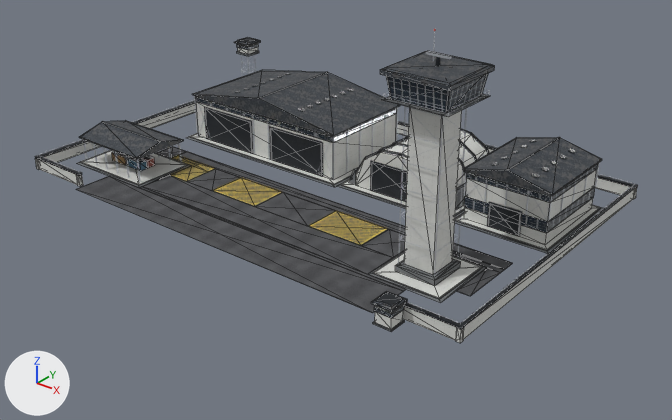
The glTF model Models/pilot_academy_lvl3.glb as it was, and as the next commit left it.
Rendered twice from a 50 mm camera at (150.9, -184.2, 106.8) aimed at (10.8, -9.0, -1.8). Arrows for +X, +Y and +Z are at lower left; the lights stay in place. The older version comes first. Mesh edges are drawn as thin lines on the coarser meshes. Vertices at exactly the same position are counted once.

Script lines for the objects in view, before the commit:
```python
me_pac_l3_asphalt_010 = bpy.data.meshes.new('PAC_L3_Asphalt.010')
me_pac_l3_asphalt_010.from_pydata(...)  # 72 vertices, 120 faces; spans x -53.5..63.5, y -46.5..-8.5, z 0.0..0.1
me_pac_l3_asphalt_010.materials.append(mat_mat_no_asphalt)  # picture img_tex_no_asphalt
me_pac_l3_concdark_007 = bpy.data.meshes.new('PAC_L3_ConcDark.007')
me_pac_l3_concdark_007.from_pydata(...)  # 100 vertices, 156 faces; spans x -68.7..67.9, y -49.9..41.7, z 0.0..42.1
me_pac_l3_concdark_007.materials.append(mat_mat_no_concrete_dark)  # picture img_tex_no_concrete_dark
me_pac_l3_windowdark_007 = bpy.data.meshes.new('PAC_L3_WindowDark.007')
me_pac_l3_windowdark_007.from_pydata(...)  # 48 vertices, 72 faces; spans x -68.6..65.6, y -49.7..41.6, z 3.1..47.7
me_pac_l3_windowdark_007.materials.append(mat_mat_no_window_dark)  # picture img_tex_no_window_dark
ob_pac_l3_asphalt = bpy.data.objects.new('PAC_L3_Asphalt', me_pac_l3_asphalt_010)
ob_pac_l3_asphalt.location = (0.0, 0.0, 0.0)
ob_pac_l3_concdark = bpy.data.objects.new('PAC_L3_ConcDark', me_pac_l3_concdark_007)
ob_pac_l3_concdark.location = (0.0, 0.0, 0.0)
ob_pac_l3_windowdark = bpy.data.objects.new('PAC_L3_WindowDark', me_pac_l3_windowdark_007)
ob_pac_l3_windowdark.location = (0.0, 0.0, 0.0)
# also in view: 'PAC_L3_RoofCorr' at (-1.4, -4.0, 25.0); 'PAC_L3_HatchZone' at (-8.2, -18.0, 0.1); 'PAC_L3_ConcLight' at (0.0, -2.6, 20.2); 'PAC_L3_DoorCorr' at (4.6, 16.5, 5.5); 'PAC_L3_SteelTruss' at (0.0, 0.0, 28.0)
```
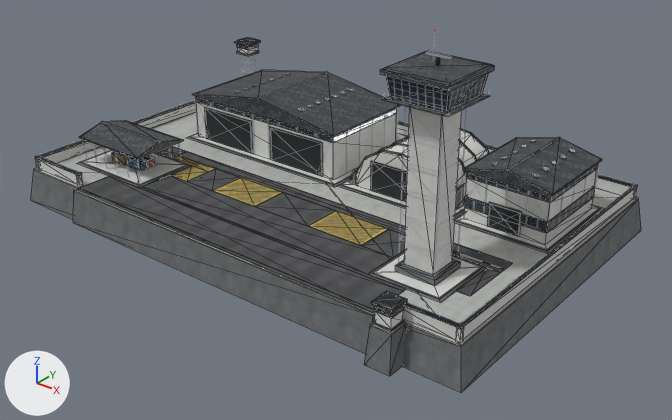
Boxes [x1, y1, x2, y2] around the edits, measured in the pictures (672 x 420 px):
'PAC_L3_ConcDark', reshaped (16% wider, 21% taller)
    before: [77, 51, 603, 332]
    after: [31, 51, 641, 392]
'PAC_L3_ConcMid', added
    after: [34, 113, 639, 347]
part 1 of me_pac_l3_concdark_007, added
    after: [31, 170, 641, 392]

The change in detail:
Picture 'tex_no_concrete_mid' (img_tex_no_concrete_mid) is new.
Material 'Mat_NO_Concrete_Mid' (mat_mat_no_concrete_mid) is new.
Its texture is img_tex_no_concrete_mid.
Its roughness is 0.88.
me_pac_l3_concdark_007 is used by ob_pac_l3_concdark; location (0.0, 0.0, 0.0).
me_pac_l3_concdark_007 had 100 vertices, 156 faces and spanned x -68.7..67.9, y -49.9..41.7, z 0.0..42.1.
me_pac_l3_concdark_007 now has 124 vertices, 192 faces and spans x -73.8..73.8, y -51.4..46.8, z -10.0..42.1.
Part 1, on me_pac_l3_concdark_007:
24 vertices are added at x -73.8..73.8, y -51.4..46.8, z -10.0..-0.3.
36 new faces join them.
Mesh me_pac_l3_concmid_001 is new.
It consists of a box spanning x -72.2..72.2, y -45.2..45.2, z -0.4..0.0; a box spanning x -51.2..51.2, y -47.0..-45.2, z -0.4..0.0; a box spanning x 53.0..58.6, y -50.3..-45.2, z -0.4..0.0.
It uses material mat_mat_no_concrete_mid (picture img_tex_no_concrete_mid).
Object 'PAC_L3_ConcMid' (ob_pac_l3_concmid) is new; it shows me_pac_l3_concmid_001.
Its location is (0.0, 0.0, 0.0).
